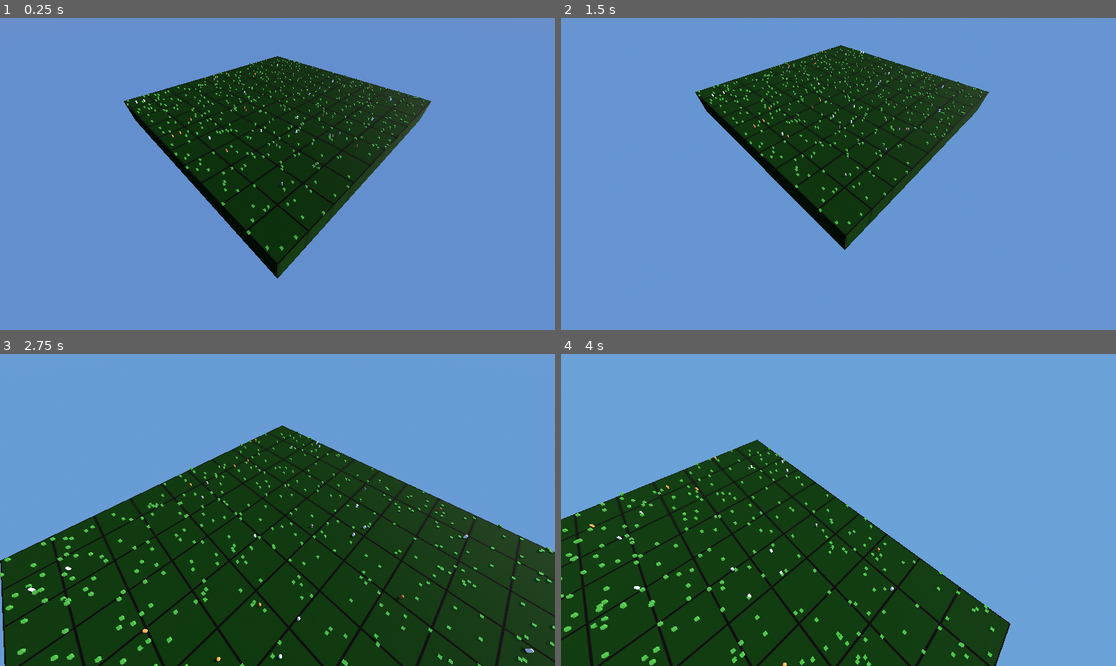
Above: before the commit, frames 1-4 (two rows, left to right).
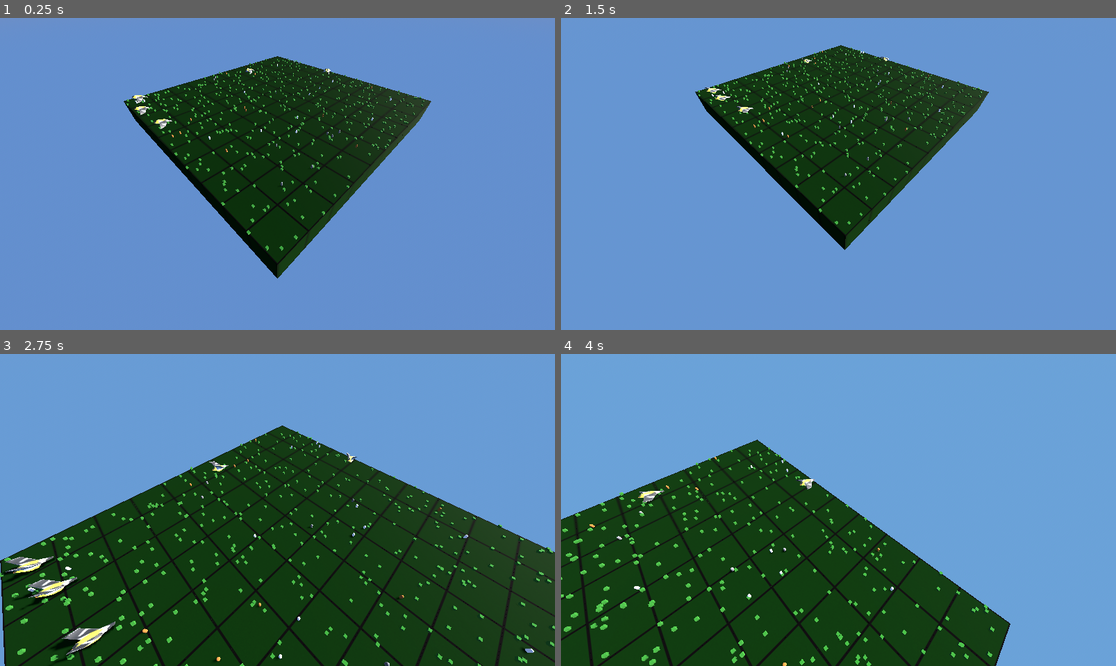
Above: after the commit, the same moments.

Repository: kyleyoung1121/TheParksDepartment
Game: Godot game, scene res://Maps/Ohio/OhioPreserve.tscn
Two runs of this game, one before a commit and one after it. Both use one fixed random seed, a clock stepped at 60 frames per second and the inputs below.
Inputs (mouse positions are in pixels of both pictures, inside the frame that each line leads up to):
- Up to frame 1 (0.25 s): no input
- Up to frame 2 (1.5 s): move the mouse to (866, 174) at 0.52 s; hold Middle mouse button (camera_move) 0.53-1.28 s; move the mouse to (810, 174) at 1.27 s; tap S (camera_move_backward) at 1.35 s
- Up to frame 3 (2.75 s): move the mouse to (288, 503) at 2.02 s; hold W (camera_move_forward) from 2.03 s (still down)
- Up to frame 4 (4 s): move the mouse to (832, 516) at 2.77 s; release W (camera_move_forward) at 2.78 s; tap A (camera_move_left) at 2.85 s; move the mouse to (877, 513) at 3.52 s; hold D (camera_move_right) from 3.53 s (still down)

The runs differ from the first frame. In frame 1, 0.2% of the frame differs, in the area x 23-62%, y 16-49%; in frame 2, 0.1%; in frame 3, 1.3%, in the area x 0-71%, y 31-100%; in frame 4, 0.2%.

Commit message:
American goldfinch in and basic animation working

Diff:
--- /dev/null
+++ b/theparkdepartment/Entities/Animals/AmericanGoldfinch/AmericanGoldfinch.tscn
@@ -0,0 +1,25 @@
+[gd_scene load_steps=3 format=3 uid="uid://2nmsflan7iar"]
+
+[ext_resource type="Script" path="res://Entities/Animals/TemplateAnimal/TemplateAnimal.gd" id="1_tkmgo"]
+[ext_resource type="PackedScene" uid="uid://5xva3k6ai24u" path="res://Entities/Animals/AmericanGoldfinch/Assets/exported-goldfinch.glb" id="2_6icyy"]
+
+[node name="AmericanGoldfinch" type="CharacterBody3D" groups=["animals"]]
+transform = Transform3D(1, 0, 0, 0, 1, 0, 0, 0, 1, 0, 1, 0)
+script = ExtResource("1_tkmgo")
+species = "AmericanGoldfinch"
+movement_random_variation = 3.0
+self_scene_path = "res://Entities/Animals/AmericanGoldfinch/AmericanGoldfinch.tscn"
+
+[node name="exported-goldfinch" parent="." instance=ExtResource("2_6icyy")]
+
+[node name="Skeleton3D" parent="exported-goldfinch/Armature" index="0"]
+bones/0/rotation = Quaternion(-0.595745, 9.57458e-08, -7.10183e-08, 0.803174)
+bones/2/rotation = Quaternion(-0.108334, 0.0839997, 0.492147, 0.859651)
+bones/2/scale = Vector3(1, 1, 1)
+bones/3/rotation = Quaternion(3.13883e-07, 0.0146017, 0.999893, 8.065e-09)
+bones/4/rotation = Quaternion(-0.0832117, -2.76027e-15, 7.20822e-08, 0.996532)
+
+[node name="AnimationPlayer" parent="exported-goldfinch" index="1"]
+autoplay = "basic-flap"
+
+[editable path="exported-goldfinch"]
--- a/theparkdepartment/Entities/Animals/Deer/Deer.tscn
+++ b/theparkdepartment/Entities/Animals/Deer/Deer.tscn
@@ -12,5 +12,5 @@
 species = "Deer"
 self_scene_path = "res://Entities/Animals/Deer/Deer.tscn"
 
-[node name="MeshInstance3D" parent="." index="1"]
+[node name="MeshInstance3D" parent="." index="0"]
 mesh = SubResource("CapsuleMesh_y53uu")
--- a/theparkdepartment/Maps/Ohio/OhioEcosystemData.gd
+++ b/theparkdepartment/Maps/Ohio/OhioEcosystemData.gd
@@ -43,7 +43,19 @@
 		"diet_type": "Carnivore",
 		"prey_organisms": ["Deer", "Rabbit"],
 		"population_limit": 100,
-	}
+	},
+	"AmericanGoldfinch": {
+		"count": 0,
+		"reproduction_cooldown": 3,
+		"max_hunger": 10,
+		"eye_sight": 6,
+		"movement_chance": 0.8,
+		"max_age": 10,
+		"nutrition" : 7,
+		"diet_type": "Herbivore",
+		"prey_organisms": ["Grass"],
+		"population_limit": 100,
+	},
 }
 
 var plants_species_data = {
--- a/theparkdepartment/Maps/Ohio/OhioEcosystemSimulationHandler.gd
+++ b/theparkdepartment/Maps/Ohio/OhioEcosystemSimulationHandler.gd
@@ -5,6 +5,7 @@
 var deer_scene = load("res://Entities/Animals/Deer/Deer.tscn")
 var rabbit_scene = load("res://Entities/Animals/Rabbit/Rabbit.tscn")
 var wolf_scene = load("res://Entities/Animals/EasternWolf/EasternWolf.tscn")
+var americanGoldfinch_scene = load("res://Entities/Animals/AmericanGoldfinch/AmericanGoldfinch.tscn")
 
 
 func _input(event):
@@ -53,6 +54,14 @@
 		add_child(new_wolf)
 		OhioEcosystemData.animals_species_data["EasternWolf"]["count"] += 1
 
+	# add 5 american goldfinch
+	for i in range(5):
+		var new_americanGoldfinch = americanGoldfinch_scene.instantiate()
+		new_americanGoldfinch.set_grid_position(Vector2(randi() % OhioEcosystemData.grid_size, randi() % OhioEcosystemData.grid_size))
+		new_americanGoldfinch.animal_name = "americanGoldfinch_" + str(OhioEcosystemData.animals_species_data["AmericanGoldfinch"]["count"])
+		add_child(new_americanGoldfinch)
+		OhioEcosystemData.animals_species_data["AmericanGoldfinch"]["count"] += 1
+
 
 func simulate_day():
 	print("Day: ", OhioEcosystemData.days)
Not shown, added: theparkdepartment/Entities/Animals/AmericanGoldfinch/Assets/exported-goldfinch.glb.import
Binary file added: theparkdepartment/Entities/Animals/AmericanGoldfinch/Assets/exported-goldfinch_american-goldfish-m-texture.png
Not shown, added: theparkdepartment/Entities/Animals/AmericanGoldfinch/Assets/exported-goldfinch_american-goldfish-m-texture.png.import
